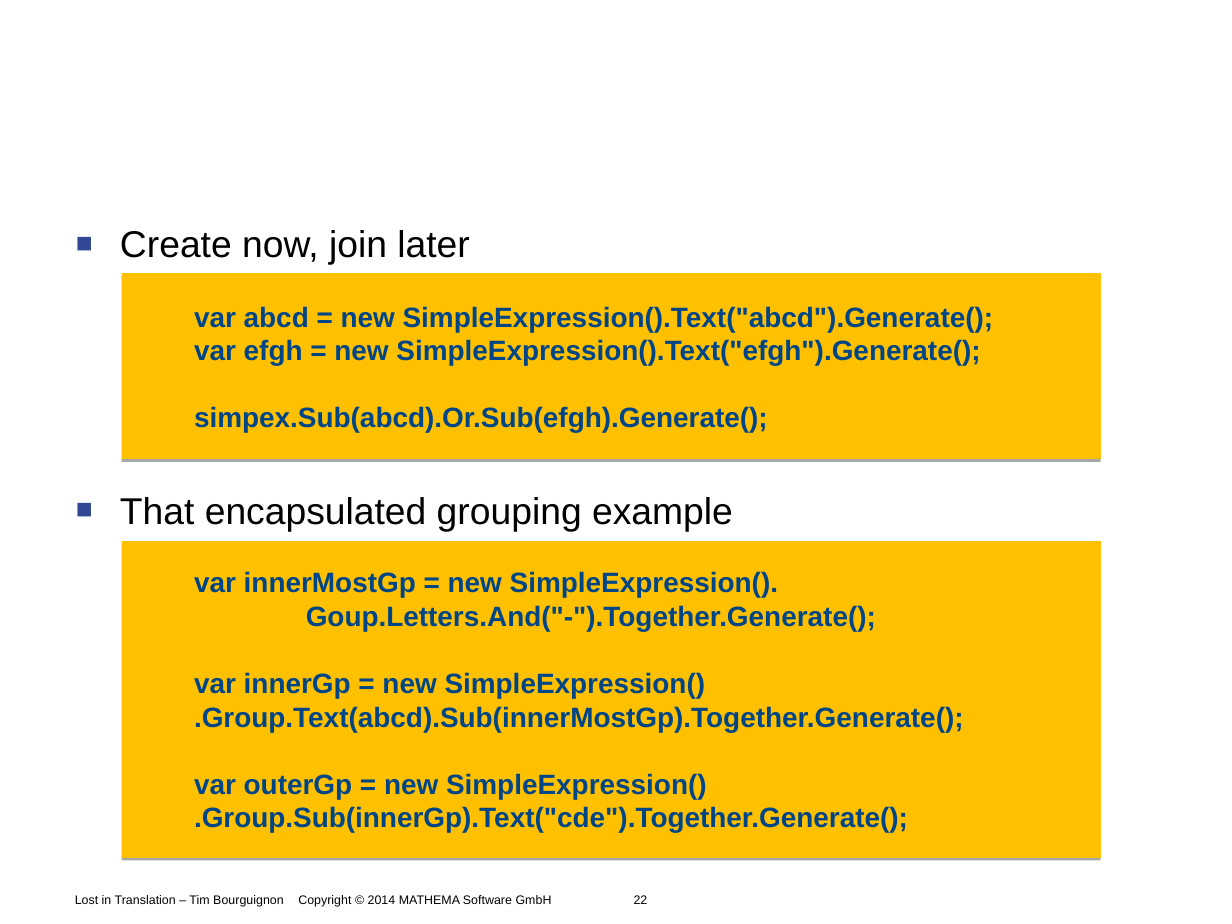
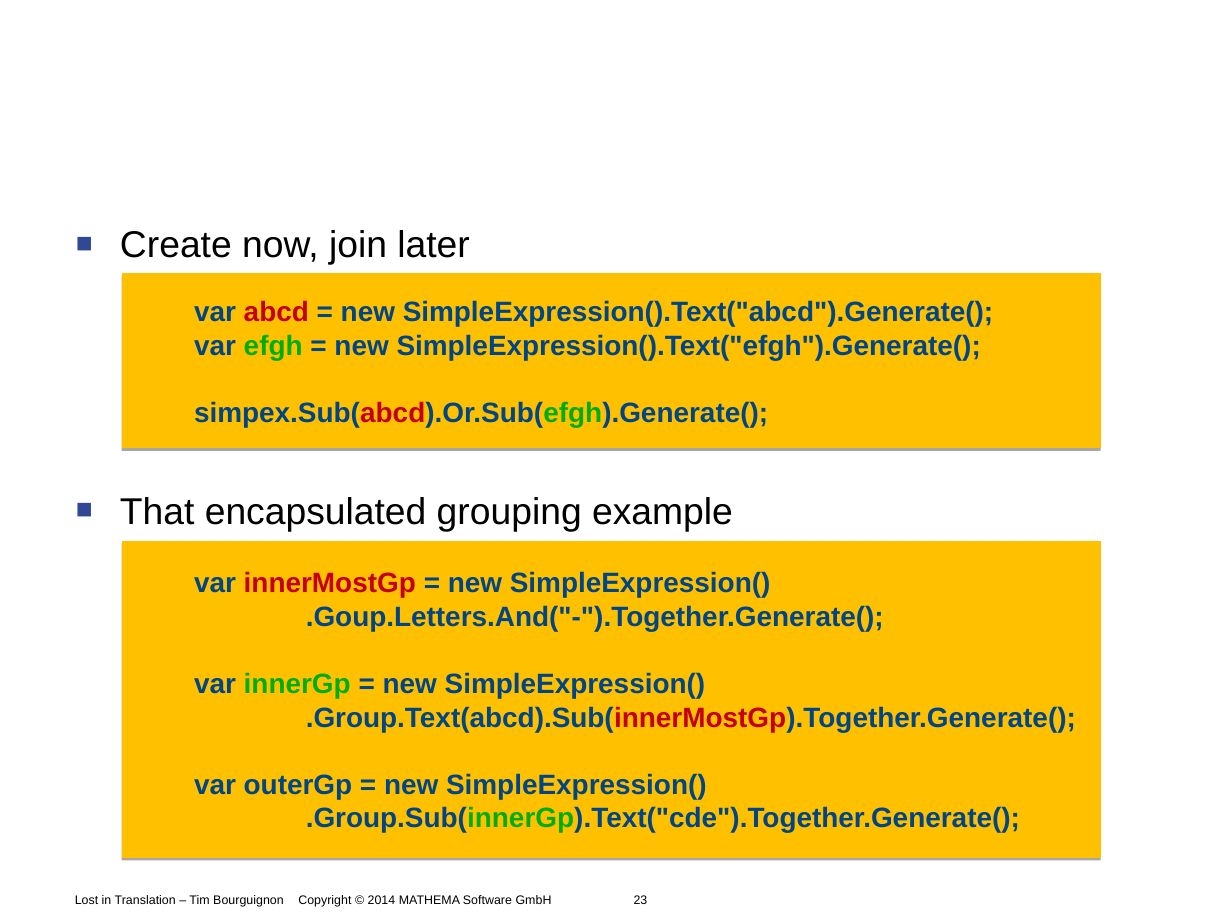
Before and after one commit to Timothep/Talk.LostInTranslation, a slide deck: slide 23 of LostInTranslation.odp (slide 22 before the commit). Drawn at 1232x924 pixels with LibreOffice and Linux fonts; fonts in the diff are those of the drawing; background and template pictures are left out. Boxes give left, top, right and bottom in pixels: in the first picture for what was removed or moved away, otherwise in the second. Text is boxed around its words. In the diff, an @@ line names an element or a change of style, - is before the commit and + after.

```diff
--- a/LostInTranslation.odp
+++ b/LostInTranslation.odp
@@ freeform shape "var abcd = new SimpleExpression().Text("abcd").Generate();": place and size @@
-freeform shape "var abcd = new SimpleExpression().Text("abcd").Generate();" at (122, 274, 1101, 459)
+freeform shape "var abcd = new SimpleExpression().Text("abcd").Generate();" at (122, 274, 1101, 448)
@@ freeform shape "var abcd = new SimpleExpression().Text("abcd").Generate();" at (122, 274, 1101, 448): text colour #004586 to #C5000B in "abcd", "simpex.Sub(abcd).Or.Sub(efgh).Generate();"; text colour #004586 to #00AE00 in "efgh", "simpex.Sub(abcd).Or.Sub(efgh).Generate();" @@
@@ text in freeform shape at (194, 573, 1076, 833): text changed @@
-var innerMostGp = new SimpleExpression().
-Goup.Letters.And("-").Together.Generate();
-var innerGp = new SimpleExpression() .Group.Text(abcd).Sub(innerMostGp).Together.Generate();
-var outerGp = new SimpleExpression() .Group.Sub(innerGp).Text("cde").Together.Generate();
+var innerMostGp = new SimpleExpression()
+.Goup.Letters.And("-").Together.Generate();
+var innerGp = new SimpleExpression()
+.Group.Text(abcd).Sub(innerMostGp).Together.Generate();
+var outerGp = new SimpleExpression()
+.Group.Sub(innerGp).Text("cde").Together.Generate();
@@ text at (75, 895, 648, 907): text changed @@
-Lost in Translation – Tim Bourguignon Copyright © 2014 MATHEMA Software GmbH 22
+Lost in Translation – Tim Bourguignon Copyright © 2014 MATHEMA Software GmbH 23
```
Also in this commit, not shown: 9 other slides changed, 1 slide added.
